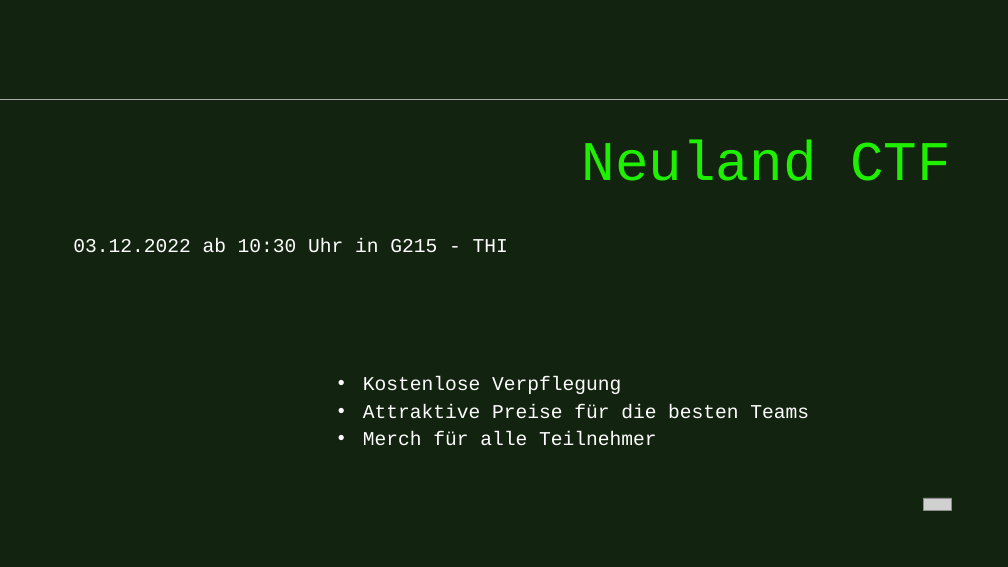
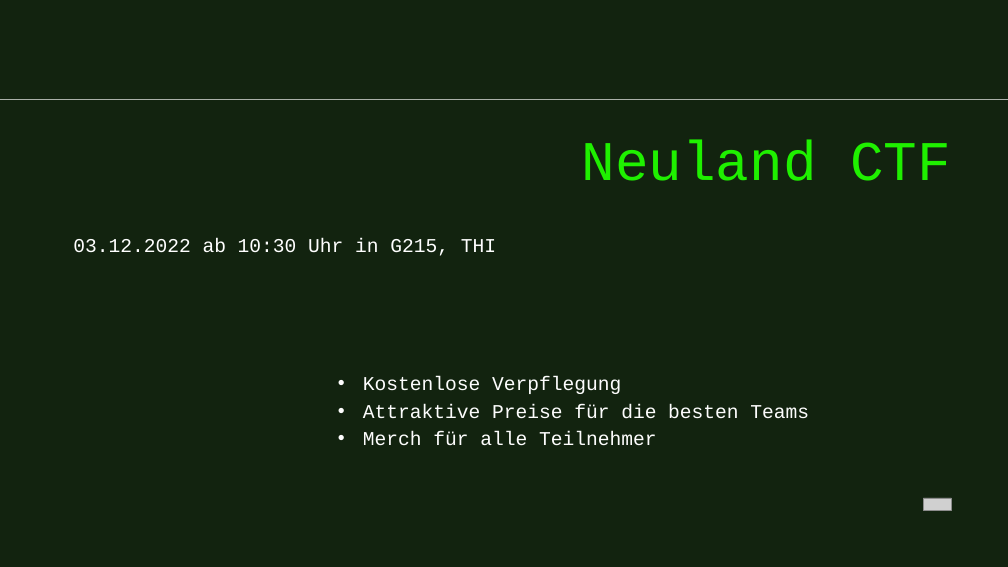
Before and after one commit to 0xFFD700/Neuland-CTF-2022, a slide deck: slide 4 of Papierkram/Neuland_CTF.pptx. Drawn at 1008x567 pixels with LibreOffice and Linux fonts; fonts in the diff are those of the drawing; grey boxes stand for pictures. Boxes give left, top, right and bottom in pixels: in the first picture for what was removed or moved away, otherwise in the second. Text is boxed around its words. In the diff, an @@ line names an element or a change of style, - is before the commit and + after.

```diff
--- a/Papierkram/Neuland_CTF.pptx
+++ b/Papierkram/Neuland_CTF.pptx
@@ text at (73,239,496,256): text changed @@
-  03.12.2022 ab 10:30 Uhr in G215 - THI
+  03.12.2022 ab 10:30 Uhr in G215, THI
```
Also in this commit, not shown: 5 other slides changed, 1 slide added, 1 other file.
